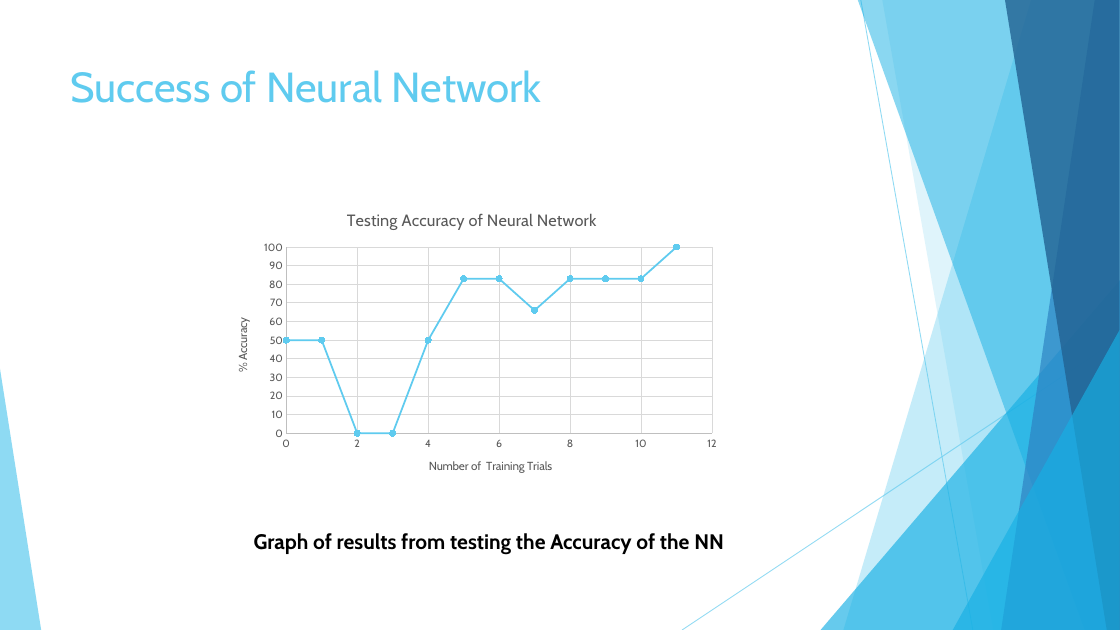
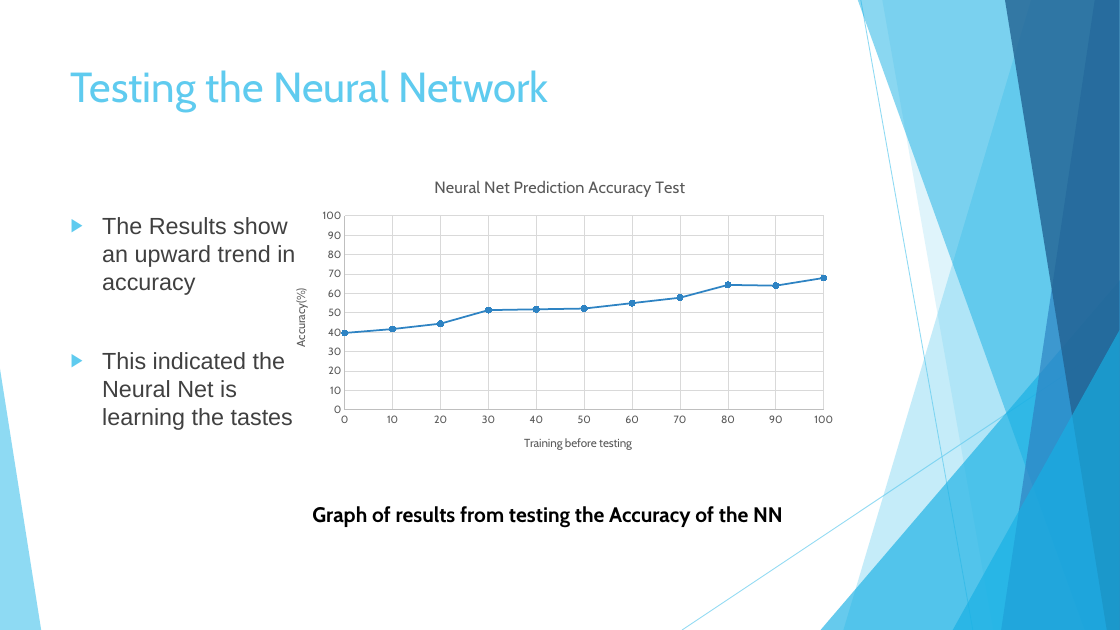
Before and after one commit to kmck712/FYP, a slide deck: slide 13 of porjectPosterThing.pptx (slide 5 before the commit). Drawn at 1120x630 pixels with LibreOffice and Linux fonts; fonts in the diff are those of the drawing. Boxes give left, top, right and bottom in pixels: in the first picture for what was removed or moved away, otherwise in the second. Text is boxed around its words. In the diff, an @@ line names an element or a change of style, - is before the commit and + after.

```diff
--- a/porjectPosterThing.pptx
+++ b/porjectPosterThing.pptx
@@ title at [71,70,548,112]: text changed @@
-Success of Neural Network
+Testing the Neural Network
@@ scatter lines chart at [276,163,845,468] @@
@@ title "Testing Accuracy of Neural Network " to "Neural Net Prediction Accuracy Test " @@
-Series 1: (0, 50), (1, 50), (2, 0), (3, 0), (4, 50), (5, 83), (6, 83), (7, 66), (8, 83), (9, 83), (10, 83), (11, 100)
+Series 1: (0, 40), (10, 42), (20, 44), (30, 51), (40, 52), (50, 52), (60, 55), (70, 58), (80, 64), (90, 64), (100, 68), (150, 67), (200, 75)
@@ colour of Series 1 #5FCBEF to #2E83C3 @@
@@ category axis title "Number of  Training Trials " to "Training before testing " @@
@@ value axis title "% Accuracy " to "Accuracy(%) " @@
@@ category axis changed @@
@@ scatter lines chart: place and size @@
-scatter lines chart at [217,196,727,491]
+scatter lines chart at [276,163,845,468]
@@ text added at [102,217,308,430], 20 pt, text #404040 @@
+▶ The Results show an upward trend in accuracy
+▶ This indicated the Neural Net is learning the tastes
@@ text "Graph of results from testing ...": place and size @@
-text "Graph of results from testing ..." at [254,533,724,555]
+text "Graph of results from testing ..." at [312,506,783,528]
```
Also in this commit, not shown: 1 other slide changed, 10 slides added, 2 slides removed, 17 other files.
